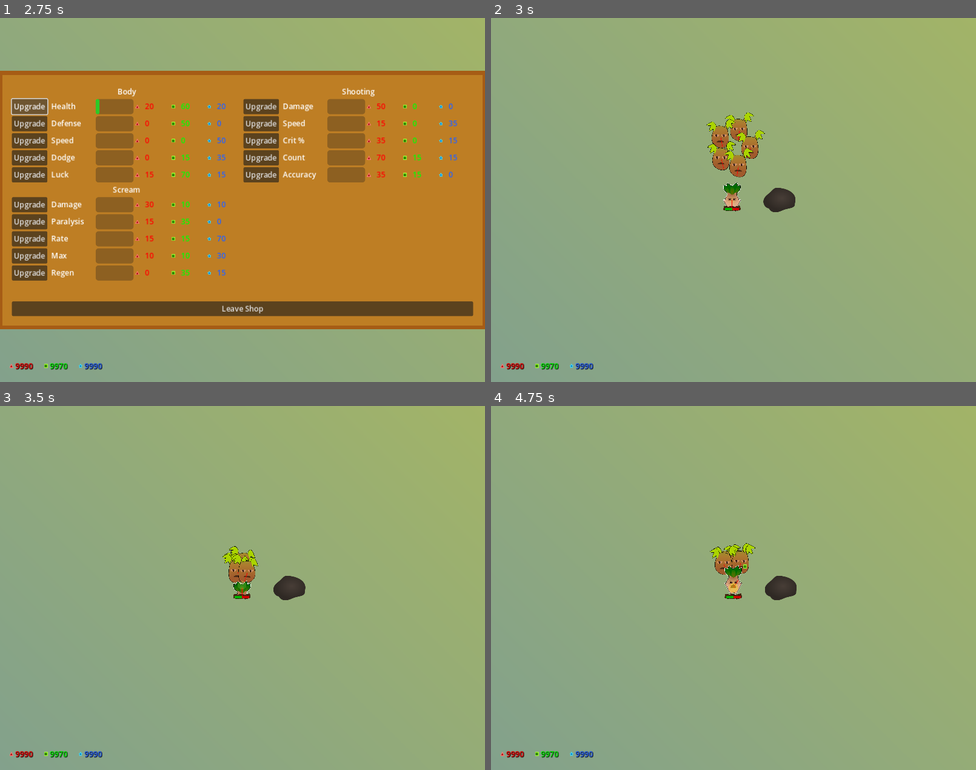
Above: before the commit, frames 1-4 (two rows, left to right).
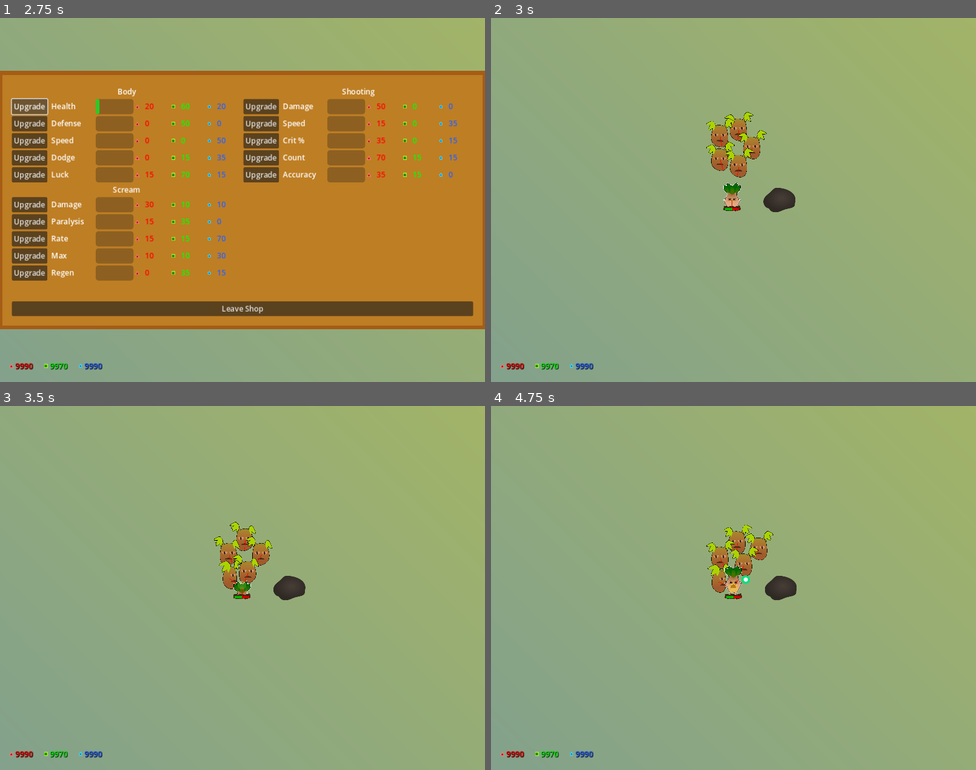
Above: after the commit, the same moments.

Repository: Zereijin/GGJ2023
Game: Godot game, scene res://main_menu/main_menu.tscn
Two runs of this game, one before a commit and one after it. Both use one fixed random seed, a clock stepped at 60 frames per second and the inputs below.
Inputs (mouse positions are in pixels of both pictures, inside the frame that each line leads up to):
- Up to frame 1 (2.75 s): click "Play" at 0.5 s; tap Enter at 1.25 s; move the mouse to (349, 181) at 1.27 s; press the mouse at (349, 181) at 1.28 s; hold D (right) 1.28-2 s; tap Space (shop) at 1.52 s; release the mouse at (349, 181) at 2 s; click "Upgrade" at 2 s
- Up to frame 2 (3 s): click "Leave Shop" at 2.75 s
- Up to frame 3 (3.5 s): no input
- Up to frame 4 (4.75 s): move the mouse to (636, 606) at 3.52 s; hold S (down) 3.53-4.28 s; click (636, 606) at 3.6 s; tap Space (shop) at 3.77, 4.25 s; move the mouse to (782, 507) at 4.27 s; press the mouse at (782, 507) at 4.28 s; hold D (right) from 4.28 s (still down)

Frame 1 is identical in both runs. In frame 2, 0.4% of the frame differs, in the area x 44-57%, y 25-44%; in frame 3, 0.9%; in frame 4, 1.0%, in the area x 44-59%, y 32-52%.

Commit message:
Set collision masks in base Enemy prefab

Diff:
--- a/game/enemy/enemy.tscn
+++ b/game/enemy/enemy.tscn
@@ -5,6 +5,8 @@
 [ext_resource type="PackedScene" uid="uid://dlaua0rhiv64l" path="res://game/resources/resource.tscn" id="3_a1chl"]
 
 [node name="Enemy" instance=ExtResource("1_8y5jb")]
+collision_layer = 2
+collision_mask = 27
 script = ExtResource("1_oaf8f")
 resource = ExtResource("3_a1chl")
 resource_type = null
--- a/game/enemy/potato/potato.tscn
+++ b/game/enemy/potato/potato.tscn
@@ -64,8 +64,6 @@
 height = 50.0
 
 [node name="Potato" instance=ExtResource("1_84ehe")]
-collision_layer = 2
-collision_mask = 25
 script = ExtResource("2_jdyom")
 force_multiplier = 2000.0
 resource_type = 1
